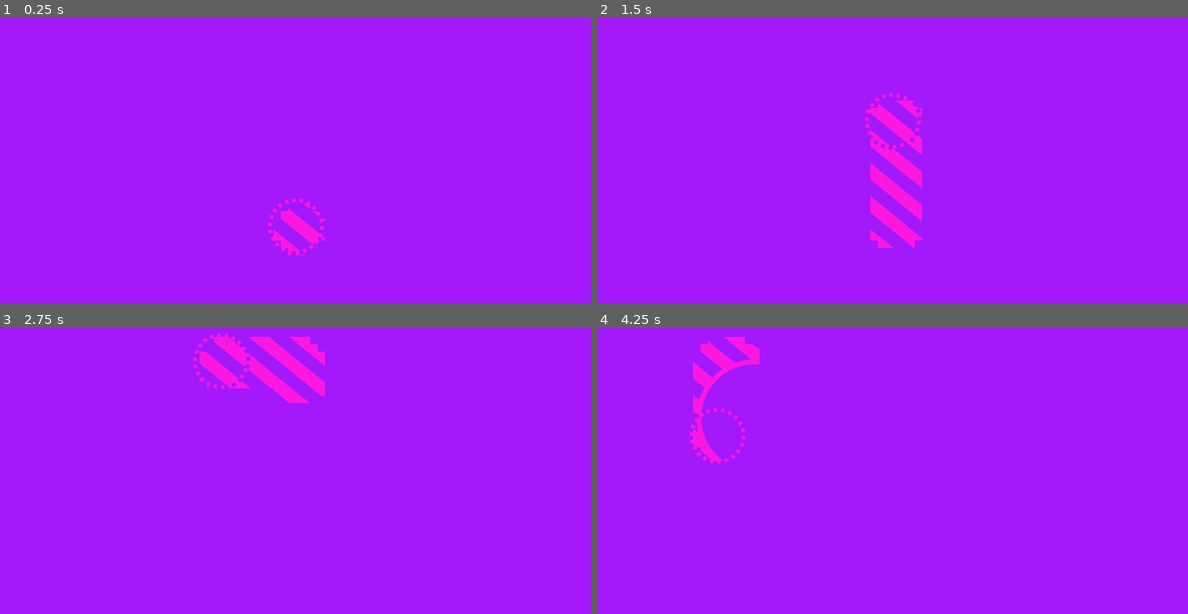
Above: before the commit, frames 1-4 (two rows, left to right).
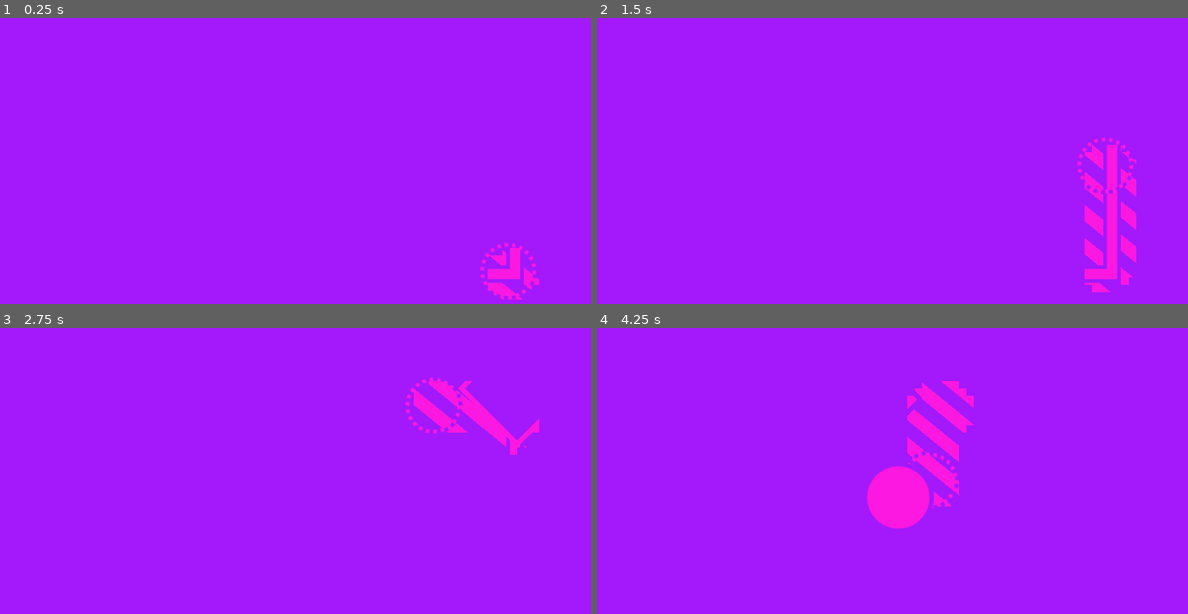
Above: after the commit, the same moments.

Repository: quibarnacle/seethrough
Game: Godot game, scene res://scenes/LevelB.tscn
Same seed, same stepped clock (60 frames per second), same inputs: the game is played once before the commit and once after it. This scene is started directly instead of the project's main scene.
Inputs:
- Up to frame 1 (0.25 s): no input
- Up to frame 2 (1.5 s): tap Enter at 0.5 s; hold Up (ui_up) from 0.53 s (still down)
- Up to frame 3 (2.75 s): release Up (ui_up) at 2.03 s; hold Left (ui_left) from 2.03 s (still down)
- Up to frame 4 (4.25 s): release Left (ui_left) at 3.53 s; hold Down (ui_down) from 3.53 s (still down)

The runs differ from the first frame. In frame 1, 1.5% of the frame differs, in the area x 45-92%, y 62-99%; in frame 2, 4.7%; in frame 3, 3.8%; in frame 4, 5.0%, in the area x 15-64%, y 3-71%.

Commit message:
Finish level B

Diff:
--- /dev/null
+++ b/assets/level_b/level_b.svg
@@ -0,0 +1,179 @@
+<?xml version="1.0" encoding="UTF-8" standalone="no"?>
+<svg
+   xmlns:dc="http://purl.org/dc/elements/1.1/"
+   xmlns:cc="http://creativecommons.org/ns#"
+   xmlns:rdf="http://www.w3.org/1999/02/22-rdf-syntax-ns#"
+   xmlns:svg="http://www.w3.org/2000/svg"
+   xmlns="http://www.w3.org/2000/svg"
+   xmlns:sodipodi="http://sodipodi.sourceforge.net/DTD/sodipodi-0.dtd"
+   xmlns:inkscape="http://www.inkscape.org/namespaces/inkscape"
+   width="800"
+   height="600"
+   viewBox="0 0 211.66666 158.75"
+   version="1.1"
+   id="svg8"
+   inkscape:version="1.0.1 (3bc2e813f5, 2020-09-07)"
+   sodipodi:docname="level_b.svg"
+   inkscape:export-filename="/home/pierre/Documents/Godot/TwoColors/assets/level_b/level_b_finish_mask2.png"
+   inkscape:export-xdpi="96"
+   inkscape:export-ydpi="96">
+  <defs
+     id="defs2">
+    <filter
+       inkscape:collect="always"
+       style="color-interpolation-filters:sRGB"
+       id="filter860"
+       x="-0.0033869282"
+       width="1.0067739"
+       y="-0.0034012817"
+       height="1.0068026">
+      <feGaussianBlur
+         inkscape:collect="always"
+         stdDeviation="0.058191212"
+         id="feGaussianBlur862" />
+    </filter>
+    <filter
+       inkscape:collect="always"
+       style="color-interpolation-filters:sRGB"
+       id="filter864"
+       x="-0.0047999996"
+       width="1.0096"
+       y="-0.0048000004"
+       height="1.0096">
+      <feGaussianBlur
+         inkscape:collect="always"
+         stdDeviation="0.082822411"
+         id="feGaussianBlur866" />
+    </filter>
+    <filter
+       inkscape:collect="always"
+       style="color-interpolation-filters:sRGB"
+       id="filter880"
+       x="-1.9199998e-05"
+       width="1.0000384"
+       y="-1.9200002e-05"
+       height="1.0000384">
+      <feGaussianBlur
+         inkscape:collect="always"
+         stdDeviation="0.00033128964"
+         id="feGaussianBlur882" />
+    </filter>
+  </defs>
+  <sodipodi:namedview
+     id="base"
+     pagecolor="#ffffff"
+     bordercolor="#666666"
+     borderopacity="1.0"
+     inkscape:pageopacity="0.0"
+     inkscape:pageshadow="2"
+     inkscape:zoom="0.7"
+     inkscape:cx="174.62866"
+     inkscape:cy="381.27013"
+     inkscape:document-units="mm"
+     inkscape:current-layer="g858"
+     inkscape:document-rotation="0"
+     showgrid="false"
+     units="px"
+     inkscape:window-width="1528"
+     inkscape:window-height="836"
+     inkscape:window-x="72"
+     inkscape:window-y="27"
+     inkscape:window-maximized="1" />
+  <metadata
+     id="metadata5">
+    <rdf:RDF>
+      <cc:Work
+         rdf:about="">
+        <dc:format>image/svg+xml</dc:format>
+        <dc:type
+           rdf:resource="http://purl.org/dc/dcmitype/StillImage" />
+        <dc:title />
+      </cc:Work>
+    </rdf:RDF>
+  </metadata>
+  <g
+     inkscape:groupmode="layer"
+     id="layer2"
+     inkscape:label="Path"
+     style="display:inline">
+    <path
+       id="rect877"
+       style="display:inline;fill:#fc18e1;stroke:#a418fc;stroke-width:5.00001"
+       d="M 390.49219,111.06641 V 223.04492 H 105.58789 86.789062 V 241.94336 456.3125 H 105.58789 V 241.94336 h 284.9043 v 259.11133 h 18.89843 V 374.83984 H 687.86133 706.6582 V 355.94141 141.57227 H 687.86133 V 355.94141 H 409.39062 v -244.875 z"
+       inkscape:export-xdpi="96"
+       inkscape:export-ydpi="96"
+       transform="scale(0.26458333)" />
+  </g>
+  <g
+     inkscape:label="Figure"
+     inkscape:groupmode="layer"
+     id="layer1"
+     style="display:inline">
+    <ellipse
+       style="fill:#fc18e1;stroke:#a418fc;stroke-width:0.92213"
+       id="path833"
+       cx="26.458336"
+       cy="127"
+       rx="20.705605"
+       ry="20.705601" />
+    <rect
+       style="fill:#fc18e1;stroke:#a418fc;stroke-width:0.753545"
+       id="rect835"
+       width="29.095606"
+       height="29.095606"
+       x="134.80154"
+       y="-126.54858"
+       transform="matrix(0.70860035,0.70561005,-0.70860035,0.70561005,0,0)" />
+    <rect
+       style="fill:#fc18e1;stroke:#a418fc;stroke-width:0.375238"
+       id="rect837"
+       width="14.488562"
+       height="14.488562"
+       x="88.800377"
+       y="-60.253586"
+       transform="matrix(0.70981358,0.70438959,-0.70981358,0.70438959,0,0)" />
+    <rect
+       style="fill:#fc18e1;stroke:#a418fc;stroke-width:0.375238"
+       id="rect839"
+       width="14.488562"
+       height="14.488562"
+       x="135.83304"
+       y="-13.381053"
+       transform="matrix(0.70981358,0.70438959,-0.70981358,0.70438959,0,0)" />
+    <ellipse
+       style="fill:#fc18e1;stroke:#a418fc;stroke-width:0.461065"
+       id="ellipse841"
+       cx="106.16016"
+       cy="63.5"
+       rx="10.352801"
+       ry="10.352799" />
+    <ellipse
+       style="fill:#fc18e1;stroke:#a418fc;stroke-width:0.461065"
+       id="ellipse843"
+       cx="105.83334"
+       cy="129.64583"
+       rx="10.352801"
+       ry="10.352799" />
+  </g>
+  <g
+     inkscape:label="Mask"
+     inkscape:groupmode="layer"
+     id="g858"
+     style="display:none;filter:url(#filter880)">
+    <ellipse
+       style="display:inline;fill:#000000;fill-opacity:1;stroke:none;stroke-width:0.92213;filter:url(#filter864)"
+       id="ellipse846"
+       cx="26.458336"
+       cy="127"
+       rx="20.705605"
+       ry="20.705601" />
+    <rect
+       style="fill:#000000;fill-opacity:1;stroke:none;stroke-width:0.753545;filter:url(#filter860)"
+       id="rect848"
+       width="29.095606"
+       height="29.095606"
+       x="134.80154"
+       y="-126.54858"
+       transform="matrix(0.70860035,0.70561005,-0.70860035,0.70561005,0,0)" />
+  </g>
+</svg>
--- a/project.godot
+++ b/project.godot
@@ -8,9 +8,20 @@
 
 config_version=4
 
-_global_script_classes=[  ]
+_global_script_classes=[ {
+"base": "Area2D",
+"class": "Pulsar",
+"language": "GDScript",
+"path": "res://scripts/Pulsar.gd"
+}, {
+"base": "Node2D",
+"class": "PulsarManager",
+"language": "GDScript",
+"path": "res://scripts/PulsarManager.gd"
+} ]
 _global_script_class_icons={
-
+"Pulsar": "",
+"PulsarManager": ""
 }
 
 [application]
--- a/scenes/BigPulsar.tscn
+++ b/scenes/BigPulsar.tscn
@@ -3,3 +3,4 @@
 [node name="BigPulsar" type="Sprite" groups=[
 "pulsar_targets",
 ]]
+centered = false
--- a/scenes/BigPulsar1.tscn
+++ b/scenes/BigPulsar1.tscn
@@ -5,3 +5,4 @@
 
 [node name="BigPulsar" instance=ExtResource( 2 )]
 texture = ExtResource( 1 )
+centered = false
--- a/scenes/BigPulsar2.tscn
+++ b/scenes/BigPulsar2.tscn
@@ -5,3 +5,4 @@
 
 [node name="BigPulsar" instance=ExtResource( 2 )]
 texture = ExtResource( 1 )
+centered = false
--- /dev/null
+++ b/scenes/FinishMask.tscn
@@ -0,0 +1,53 @@
+[gd_scene load_steps=8 format=2]
+
+[ext_resource path="res://assets/level_b/level_b_finish_mask1.png" type="Texture" id=1]
+[ext_resource path="res://assets/level_b/level_b_finish_mask2.png" type="Texture" id=2]
+[ext_resource path="res://scripts/FinishMask.gd" type="Script" id=3]
+[ext_resource path="res://assets/mask1.png" type="Texture" id=4]
+[ext_resource path="res://shaders/mask_finish_double.shader" type="Shader" id=5]
+
+[sub_resource type="ShaderMaterial" id=1]
+shader = ExtResource( 5 )
+shader_param/scale = 1.0
+shader_param/pivot = Vector2( 0.87, 0.2 )
+shader_param/pivot2 = Vector2( 0.16, 0.8 )
+shader_param/mask_texture = ExtResource( 1 )
+shader_param/mask_texture2 = ExtResource( 2 )
+
+[sub_resource type="Animation" id=2]
+resource_name = "finish_animation"
+length = 3.0
+tracks/0/type = "value"
+tracks/0/path = NodePath(".:visible")
+tracks/0/interp = 1
+tracks/0/loop_wrap = true
+tracks/0/imported = false
+tracks/0/enabled = true
+tracks/0/keys = {
+"times": PoolRealArray( 0 ),
+"transitions": PoolRealArray( 1 ),
+"update": 1,
+"values": [ true ]
+}
+tracks/1/type = "value"
+tracks/1/path = NodePath(".:material:shader_param/scale")
+tracks/1/interp = 1
+tracks/1/loop_wrap = true
+tracks/1/imported = false
+tracks/1/enabled = true
+tracks/1/keys = {
+"times": PoolRealArray( 0, 3 ),
+"transitions": PoolRealArray( 1, 1 ),
+"update": 0,
+"values": [ 1.0, 20.0 ]
+}
+
+[node name="FinishMask" type="Sprite"]
+material = SubResource( 1 )
+z_index = 1
+texture = ExtResource( 4 )
+centered = false
+script = ExtResource( 3 )
+
+[node name="AnimationPlayer" type="AnimationPlayer" parent="."]
+anims/finish_animation = SubResource( 2 )
--- a/scenes/LevelA.tscn
+++ b/scenes/LevelA.tscn
@@ -1,49 +1,12 @@
-[gd_scene load_steps=13 format=2]
+[gd_scene load_steps=8 format=2]
 
-[ext_resource path="res://shaders/mask_finish_shader.shader" type="Shader" id=1]
+[ext_resource path="res://scenes/FinishMask.tscn" type="PackedScene" id=1]
 [ext_resource path="res://scenes/Pulsar1.tscn" type="PackedScene" id=3]
 [ext_resource path="res://scenes/PulsarManager.tscn" type="PackedScene" id=4]
-[ext_resource path="res://scripts/FinishMask.gd" type="Script" id=5]
-[ext_resource path="res://assets/mask1.png" type="Texture" id=6]
 [ext_resource path="res://assets/level_a/level1.png" type="Texture" id=7]
 [ext_resource path="res://scenes/Level.tscn" type="PackedScene" id=8]
-[ext_resource path="res://assets/level_a/level1_finish_mask.png" type="Texture" id=9]
 [ext_resource path="res://assets/level_a/level1_path.png" type="Texture" id=10]
 [ext_resource path="res://scenes/BigPulsar1.tscn" type="PackedScene" id=11]
-
-[sub_resource type="ShaderMaterial" id=1]
-shader = ExtResource( 1 )
-shader_param/scale = 1.0
-shader_param/pivot = Vector2( 0.8, 0.5 )
-shader_param/mask_texture = ExtResource( 9 )
-
-[sub_resource type="Animation" id=2]
-resource_name = "finish_animation"
-length = 3.0
-tracks/0/type = "value"
-tracks/0/path = NodePath(".:visible")
-tracks/0/interp = 1
-tracks/0/loop_wrap = true
-tracks/0/imported = false
-tracks/0/enabled = true
-tracks/0/keys = {
-"times": PoolRealArray( 0 ),
-"transitions": PoolRealArray( 1 ),
-"update": 1,
-"values": [ true ]
-}
-tracks/1/type = "value"
-tracks/1/path = NodePath(".:material:shader_param/scale")
-tracks/1/interp = 1
-tracks/1/loop_wrap = true
-tracks/1/imported = false
-tracks/1/enabled = true
-tracks/1/keys = {
-"times": PoolRealArray( 0, 3 ),
-"transitions": PoolRealArray( 1, 1 ),
-"update": 0,
-"values": [ 1.0, 20.0 ]
-}
 
 [node name="LevelA" instance=ExtResource( 8 )]
 position = Vector2( 0, 1.33484 )
@@ -68,15 +31,6 @@
 position = Vector2( 359.18, 485.843 )
 
 [node name="BigPulsar" parent="PulsarManager" index="2" instance=ExtResource( 11 )]
-position = Vector2( 646.296, 308.299 )
+position = Vector2( 567.541, 222.869 )
 
-[node name="FinishMask" type="Sprite" parent="." index="4"]
-visible = false
-material = SubResource( 1 )
-z_index = 1
-texture = ExtResource( 6 )
-centered = false
-script = ExtResource( 5 )
-
-[node name="AnimationPlayer" type="AnimationPlayer" parent="FinishMask" index="0"]
-anims/finish_animation = SubResource( 2 )
+[node name="FinishMask" parent="." index="4" instance=ExtResource( 1 )]
--- a/scenes/LevelB.tscn
+++ b/scenes/LevelB.tscn
@@ -7,6 +7,8 @@
 [ext_resource path="res://assets/level_a/level1.png" type="Texture" id=5]
 [ext_resource path="res://scenes/Pulsar1.tscn" type="PackedScene" id=6]
 [ext_resource path="res://scenes/Pulsar2.tscn" type="PackedScene" id=7]
+[ext_resource path="res://assets/level_b/level_b_path.png" type="Texture" id=8]
+[ext_resource path="res://scenes/FinishMask.tscn" type="PackedScene" id=9]
 
 [node name="Level" instance=ExtResource( 1 )]
 
@@ -15,27 +17,37 @@
 centered = false
 flip_h = true
 
-[node name="Mask" parent="." index="1"]
+[node name="Sprite" type="Sprite" parent="." index="1"]
+texture = ExtResource( 8 )
+centered = false
+
+[node name="Mask" parent="." index="2"]
 visible = false
 
-[node name="PulsarManager1" parent="." index="3" instance=ExtResource( 4 )]
+[node name="Player" parent="." index="3"]
+position = Vector2( 687.586, 360.544 )
+
+[node name="PulsarManager1" parent="." index="4" instance=ExtResource( 4 )]
 
 [node name="Pulsar" parent="PulsarManager1" index="0" instance=ExtResource( 6 )]
-position = Vector2( 50.9117, 405.879 )
+position = Vector2( 360, 75 )
 
 [node name="Pulsar2" parent="PulsarManager1" index="1" instance=ExtResource( 6 )]
-position = Vector2( 214.046, 330.198 )
+position = Vector2( 360, 325 )
 
 [node name="BigPulsar" parent="PulsarManager1" index="2" instance=ExtResource( 2 )]
-position = Vector2( 645.808, 378.403 )
+position = Vector2( 620, 20 )
 
-[node name="PulsarManager" parent="." index="4" instance=ExtResource( 4 )]
+[node name="PulsarManager" parent="." index="5" instance=ExtResource( 4 )]
 
 [node name="Pulsar" parent="PulsarManager" index="0" instance=ExtResource( 7 )]
-position = Vector2( 427.175, 341.404 )
+position = Vector2( 360, 200 )
 
 [node name="Pulsar2" parent="PulsarManager" index="1" instance=ExtResource( 7 )]
-position = Vector2( 349.813, 413.721 )
+position = Vector2( 360, 450 )
 
 [node name="BigPulsar" parent="PulsarManager" index="2" instance=ExtResource( 3 )]
-position = Vector2( 213.588, 139.589 )
+position = Vector2( 20, 400 )
+
+[node name="FinishMask" parent="." index="6" instance=ExtResource( 9 )]
+visible = true
--- a/scenes/Pulsar2.tscn
+++ b/scenes/Pulsar2.tscn
@@ -12,5 +12,6 @@
 texture = ExtResource( 1 )
 
 [node name="CollisionShape2D" type="CollisionShape2D" parent="." index="3"]
+visible = false
 position = Vector2( 40, 40 )
 shape = SubResource( 1 )
--- a/scenes/PulsarManager.tscn
+++ b/scenes/PulsarManager.tscn
@@ -2,7 +2,5 @@
 
 [ext_resource path="res://scripts/PulsarManager.gd" type="Script" id=2]
 
-
-
 [node name="PulsarManager" type="Node2D"]
 script = ExtResource( 2 )
--- a/scripts/Level.gd
+++ b/scripts/Level.gd
@@ -10,6 +10,11 @@
 
 var _nb_expected : int
 var _nb_active := 0
+
+enum PulsarGroupStatus {INACTIVE, PARTIALLY_ACTIVE, ACTIVE}
+var _pulsar_groups := {}
+var _pulsar_groups_status := {}
+
 
 # Called when the node enters the scene tree for the first time.
 func _ready():
@@ -27,19 +32,34 @@
 	$Player/Camera2D.limit_right = limits.x
 
 	_nb_expected = 0
+	var type = 0
 	for child in get_children():
 		if child.has_signal("pulsar_group_activated"):
-			child.connect("pulsar_group_activated", self, "_on_PulsarManager_activated")
-			child.connect("pulsar_group_desactivated", self, "_on_PulsarManager_desactivated")
+			var pulsar_manager : PulsarManager = child
+			pulsar_manager.connect("pulsar_group_activated", self, "_on_PulsarManager_activated")
+			pulsar_manager.connect("pulsar_group_desactivated", self, "_on_PulsarManager_desactivated")
+			pulsar_manager.connect("pulsar_activation_requested", self, "_on_PulsarManager_pulsar_activation_requested")
 			_nb_expected += 1
+			_pulsar_groups_status[type] = PulsarGroupStatus.INACTIVE
+			_pulsar_groups[type] = pulsar_manager
+			pulsar_manager.type = type
+			type +=1
 
-func _on_PulsarManager_activated():
+func _on_PulsarManager_pulsar_activation_requested(type : int, pulsarManager : PulsarManager, pulsar : Pulsar):
+	for key in _pulsar_groups.keys():
+		if key != type && _pulsar_groups_status[key] == PulsarGroupStatus.PARTIALLY_ACTIVE:
+			_pulsar_groups[key].desactivate_all()
+	_pulsar_groups_status[type] = PulsarGroupStatus.PARTIALLY_ACTIVE
+	pulsarManager.activate(pulsar)
+
+func _on_PulsarManager_activated(type : int):
 	_nb_active += 1
-	print(_nb_active)
+	_pulsar_groups_status[type] = PulsarGroupStatus.ACTIVE
 	if _nb_active == _nb_expected:
 		_finish()
 
-func _on_PulsarManager_desactivated():
+func _on_PulsarManager_desactivated(type : int):
+	_pulsar_groups_status[type] = PulsarGroupStatus.INACTIVE
 	_nb_active -= 1
 
 func _finish():
--- a/scripts/Pulsar.gd
+++ b/scripts/Pulsar.gd
@@ -1,5 +1,8 @@
 extends Area2D
 
+class_name Pulsar
+
+signal activation_requested
 signal activated
 signal desactivated
 
@@ -8,31 +11,45 @@
 
 var _group_active := false
 
+func turn_on():
+	if !active:
+		active = true
+		z_index = 2
+		$AnimationPlayer.play("Pulse")
+		$PulseTimeout.start(pulse_time)
+		emit_signal("activated")
+
+func turn_off():
+	if active:
+		active = false
+		emit_signal("desactivated")
+		z_index = 0
+		$PulseTimeout.stop()
+
 func _set_active(new_active : bool):
 	if new_active == active:
 		return
 	if new_active:
-		z_index = 2
-		$AnimationPlayer.play("Pulse")
-		$PulseTimeout.start(pulse_time)
-		emit_signal("activated")
+		turn_on()
 	else:
 		$AnimationPlayer.play_backwards("Pulse")
 		yield($AnimationPlayer, "animation_finished")
-		emit_signal("desactivated")
-		z_index = 0
-	active = new_active
+		turn_off()
 
 
 func _on_Pulsar_body_shape_entered(body_id, body, body_shape, area_shape):
+	if !active:
+		emit_signal("activation_requested", self)
+
+func activate():
 	_set_active(true)
 
 func _on_PulseTimeout_timeout():
 	if !_group_active:
 		_set_active(false)
 
-func _on_PulsarManagar_pulsar_group_activated():
+func _on_PulsarManagar_pulsar_group_activated(type):
 	_group_active = true
 
-func _on_PulsarManagar_pulsar_group_desactivated():
+func _on_PulsarManagar_pulsar_group_desactivated(type):
 	_group_active = false
--- a/scripts/PulsarManager.gd
+++ b/scripts/PulsarManager.gd
@@ -1,32 +1,52 @@
 extends Node2D
 
+class_name PulsarManager
+
+signal pulsar_activation_requested
 signal pulsar_group_activated
 signal pulsar_group_desactivated
 
+var type : int
+
 var _nb_expected : int
 var _nb_active := 0
+var _switchs := []
 var _push_up_on_activated := []
 
 func _ready():
 	_nb_expected = 0
+	var type = 0;
 	for child in get_children():
 		if child.is_in_group("pulsar_switchs"):
 			_nb_expected += 1
+			_switchs.append(child)
 			child.connect("activated", self, "_on_Pulsar_activated")
 			child.connect("desactivated", self, "_on_Pulsar_desactivated")
+			child.connect("activation_requested", self, "_on_Pulsar_activation_requested")
 			self.connect("pulsar_group_activated", child, "_on_PulsarManagar_pulsar_group_activated")
 			self.connect("pulsar_group_desactivated", child, "_on_PulsarManagar_pulsar_group_desactivated")
 		elif child.is_in_group("pulsar_targets"):
 			_push_up_on_activated.push_back(child)
+
+func activate(pulsar : Pulsar):
+	pulsar.activate()
+
+func desactivate_all():
+	for child in _switchs:
+		var pulsar : Pulsar = child
+		pulsar.turn_off()
+
+func _on_Pulsar_activation_requested(pulsar : Pulsar):
+	emit_signal("pulsar_activation_requested", type, self, pulsar)
 
 func _on_Pulsar_activated():
 	_nb_active += 1
 	if _nb_active == _nb_expected:
 		for push_up in _push_up_on_activated:
 			push_up.z_index = 2
-			emit_signal("pulsar_group_activated")
+		emit_signal("pulsar_group_activated", type)
 
 func _on_Pulsar_desactivated():
 	if _nb_active == _nb_expected:
-		emit_signal("pulsar_group_desactivated")
+		emit_signal("pulsar_group_desactivated", type)
 	_nb_active -= 1
--- /dev/null
+++ b/shaders/mask_finish_double.shader
@@ -0,0 +1,17 @@
+shader_type canvas_item;
+
+uniform float scale : hint_range(1, 20) = 1;
+
+uniform sampler2D mask_texture;
+uniform vec2 pivot = vec2(0.5);
+
+uniform sampler2D mask_texture2;
+uniform vec2 pivot2 = vec2(0.5);
+
+void fragment() {
+	COLOR = texture(TEXTURE,UV);
+	COLOR.a = min(
+		texture(mask_texture, (UV - pivot) / scale + pivot).r,
+		texture(mask_texture2, (UV - pivot2) / scale + pivot2).r
+		);
+}
Not shown, added: assets/level_b/level_b.svg.import
Binary file added: assets/level_b/level_b_finish_mask1.png
Not shown, added: assets/level_b/level_b_finish_mask1.png.import
Binary file added: assets/level_b/level_b_finish_mask2.png
Not shown, added: assets/level_b/level_b_finish_mask2.png.import
Binary file added: assets/level_b/level_b_path.png
Not shown, added: assets/level_b/level_b_path.png.import
Not shown: 1 places in scenes/LevelB.tscn that only renumber resources
Renamed: shaders/mask_shader.shader -> shaders/mask.shader
Renamed: shaders/mask_finish_shader.shader -> shaders/mask_finish.shader
